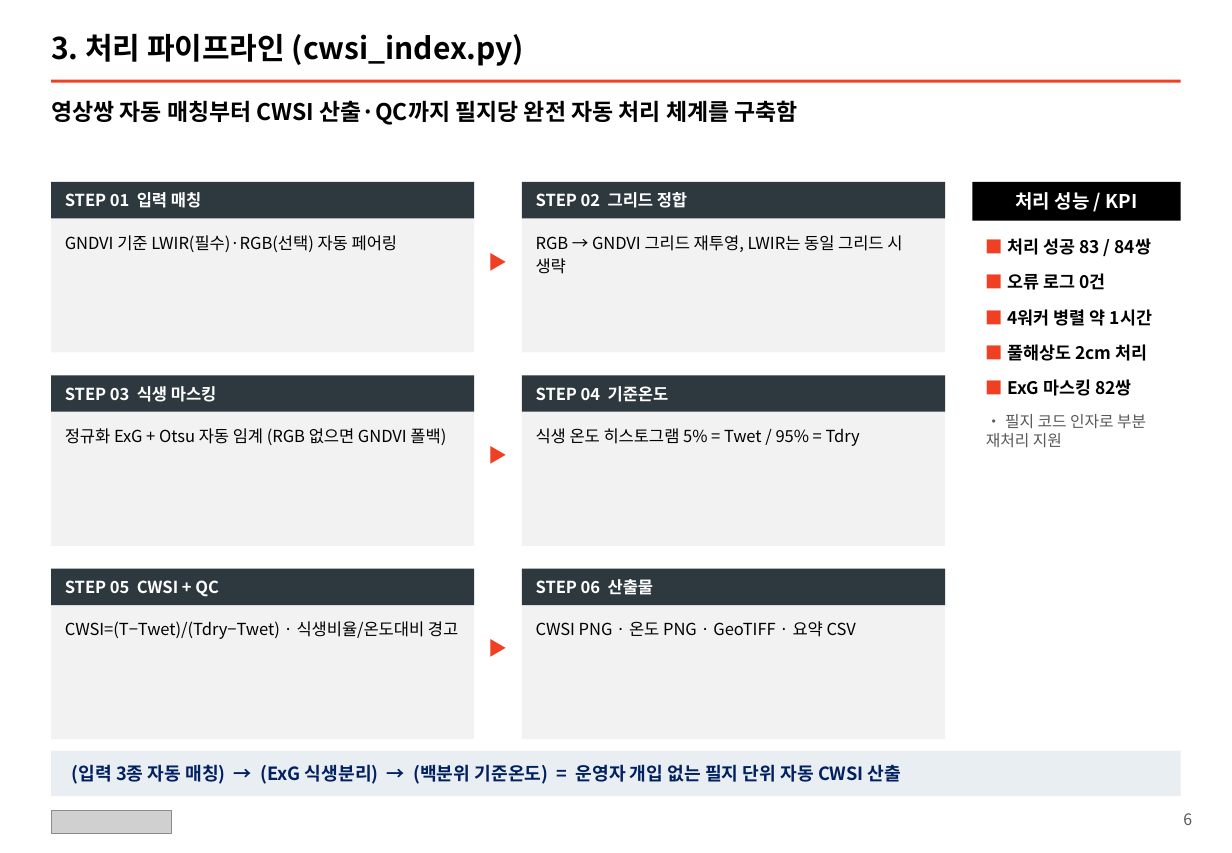
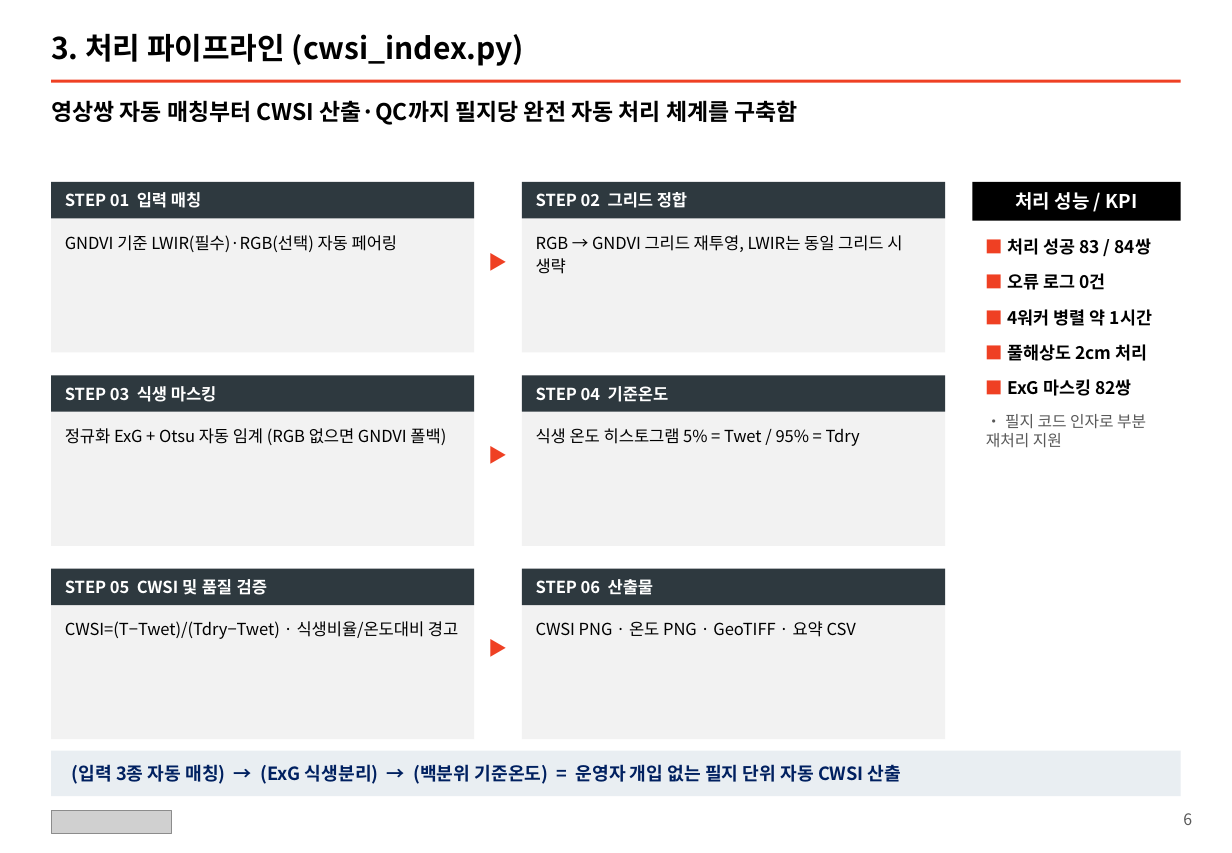
Before and after one commit to sirasony35/thermal-analysis, a slide deck: slide 6 of CWSI_v2_기술이관_대동양식.pptx. Drawn at 1232x853 pixels with LibreOffice and Linux fonts; fonts in the diff are those of the drawing; grey boxes stand for pictures. Boxes give left, top, right and bottom in pixels: in the first picture for what was removed or moved away, otherwise in the second. Text is boxed around its words. In the diff, an @@ line names an element or a change of style, - is before the commit and + after.

```diff
--- a/CWSI_v2_기술이관_대동양식.pptx
+++ b/CWSI_v2_기술이관_대동양식.pptx
@@ text at (x1=65, y1=579, x2=267, y2=595): text changed @@
-STEP 05 CWSI + QC
+STEP 05 CWSI 및 품질 검증
```
Also in this commit, not shown: 5 other slides changed, 1 slide added, 1 other file.
